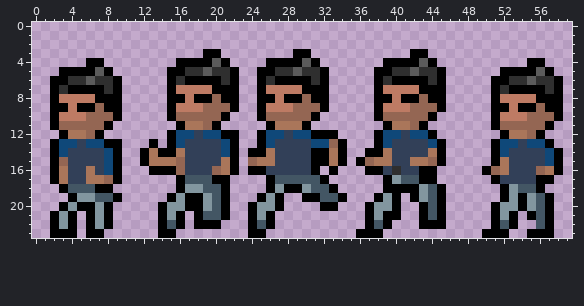
Pixel-art file, stored at assets/sprite/GiaBao-Sheet.aseprite. Above: the version before the commit.
60x24 pixels, 1 frame.
Now the later version:
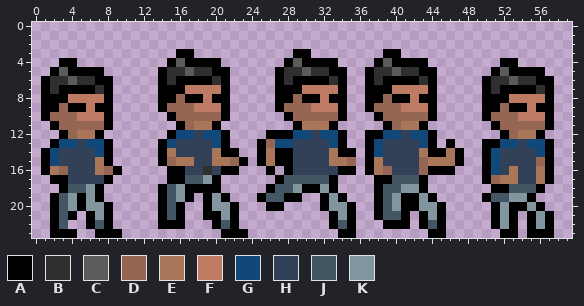
Palette (. is transparent): A #000000  B #2f2f2f  C #5b5b5b  D #946653  E #aa765a  F #be7b64  G #0f4879  H #324058  J #435664  K #82969f
The exact change:
@@ x 0..59 @@
  2 ............................................................
- 3 ...................AA........AA...........AA................
- 4 ......AA........AAAACA....AAAACA.......AAAACA..........AA...
- 5 ...AAAACA......AABBCBBA..AABBCBBA.....AABBCBBA......AAAACA..
- 6 ..AABBCBBA.....ABAAAABA..ABAAAABA.....ABAAAABA.....AABBCBBA.
- 7 ..ABAAAABA.....AFFFFAAA..AFFFFAAA.....AFFFFAAA.....ABAAAABA.
- 8 ..AFFFFAAA.....AAFAADAA..AAFAADAA.....AAFAADAA.....AFFFFAAA.
- 9 ..AAFAADAA.....AFFFDDDA..AFFFDDDA.....AFFFDDDA.....AAFAADAA.
-10 ..AFFFDDDA.....ADDDDDA...ADDDDDA......ADDDDDA......AFFFDDDA.
-11 ..ADDDDDA.......AEEDA.....AEEEA........AEEDA.......ADDDDDA..
-12 ...AEEDA.......AGGHGGAA..AGGHGGAAA....AGGHGGA.......AEEDA...
-13 ..AGGHGGAA...A.AGHHHHGA..AGHHHHGGDA...AGHHHHGA.....AGGHGGA..
-14 ..AGHHHHGA..AEAAEHHHHGA.AAEHHHHAAEA..AAEHHHHEA.....AGHHHHGA.
-15 ..ADHHHHGA..AEEEDHHHHEA.DEEHHHHAAEA.ADEEHHEEDA.....AEHHHHGA.
-16 ..AEHHEHGA...AAADHHHDEA.AAHHHHHA.A...AAHBHHAA.....ADEHHHDEA.
-17 ..AEHHEEDA......AJJJAA....AJJJJJA......AKJJAA......AHHHHAA..
-18 ...AJJJAA.......AKKJJA....AKAAKJJA.....AAAAKJA......AKJJA...
-19 ....AKKJJA.....AKAAKJA...AKA..AAJJA...AKA.AKJA......AKAKJA..
-20 ...AKAAKA.....AKKAAKJA..AKKA....AA...AKKA..AJA.....AKKAKJA..
-21 ..AKA.AKA.....AKA.AJJA..AKA..........AKAA..AJA.....AKA.AJA..
-22 ..AKA.AKA.....AJA.AAA...AJA..........AJA...AAA.....AJA..JA..
-23 ..AAA.AA......AA........AA..........AAA...........AAA..AAA..
+ 3 ................AA...........AA........AA...................
+ 4 ...AA..........ACAAAA.......ACAAAA....ACAAAA........AA......
+ 5 ..ACAAAA......ABBCBBAA.....ABBCBBAA..ABBCBBAA......ACAAAA...
+ 6 .ABBCBBAA.....ABAAAABA.....ABAAAABA..ABAAAABA.....ABBCBBAA..
+ 7 .ABAAAABA.....AAAFFFFA.....AAAFFFFA..AAAFFFFA.....ABAAAABA..
+ 8 .AAAFFFFA.....AADAAFAA.....AADAAFAA..AADAAFAA.....AAAFFFFA..
+ 9 .AADAAFAA.....ADDDFFFA.....ADDDFFFA..ADDDFFFA.....AADAAFAA..
+10 .ADDDFFFA......ADDDDDA......ADDDDDA...ADDDDDA.....ADDDFFFA..
+11 ..ADDDDDA.......ADEEA........AEEEA.....ADEEA.......ADDDDDA..
+12 ...ADEEA.......AGGHGGA....AAAGGHGGA..AAGGHGGA.......ADEEA...
+13 ..AGGHGGA.....AGHHHHGA...ADGGHHHHGA..AGHHHHGA.A...AAGGHGGA..
+14 .AGHHHHGA.....AEHHHHEAA..AEAAHHHHEAA.AGHHHHEAAEA..AGHHHHGA..
+15 .AGHHHHEA.....ADEEHHEEDA.AEAAHHHHEED.AEHHHHDEEEA..AGHHHHDA..
+16 .AEDHHHEDA.....AAHHBHAA...A.AHHHHHAA.AEDHHHDAAA...AGHEHHEA..
+17 ..AAHHHHA......AAJJKA......AJJJJJA....AAJJJA......ADEEHHEA..
+18 ...AJJKA......AJKAAAA.....AJJKAAKA....AJJKKA.......AAJJJA...
+19 ..AJKAKA......AJKA.AKA...AJJAA..AKA...AJKAAKA.....AJJKKA....
+20 ..AJKAKKA.....AJA..AKKA...AA....AKKA..AJKAAKKA.....AKAAKA...
+21 ..AJA.AKA.....AJA..AAKA..........AKA..AJJA.AKA.....AKA.AKA..
+22 ..AJ..AJA.....AAA...AJA..........AJA...AAA.AJA.....AKA.AKA..
+23 ..AAA..AAA...........AAA..........AA........AA......AA.AAA..
